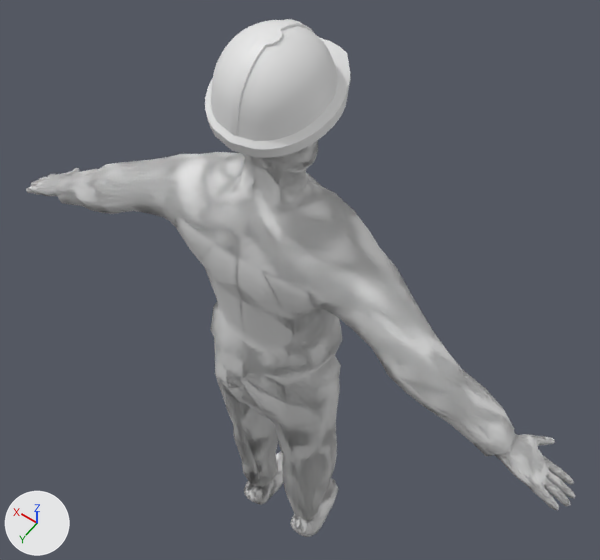
One commit to the FBX model Assets/Characters/person4.fbx: the scene before it, then after it.
The view is the same before and after, from a 50 mm camera at (-0.764, 0.974, 2.911) aimed at (0.05, -0.166, 1.119). The axes (+X, +Y, +Z) are drawn at lower left. The lights are the same throughout. The first picture is the older version. Where no turn or scale is listed for an object, it has been applied to the vertices.

The first picture shows 'Helmet', 'Human'.
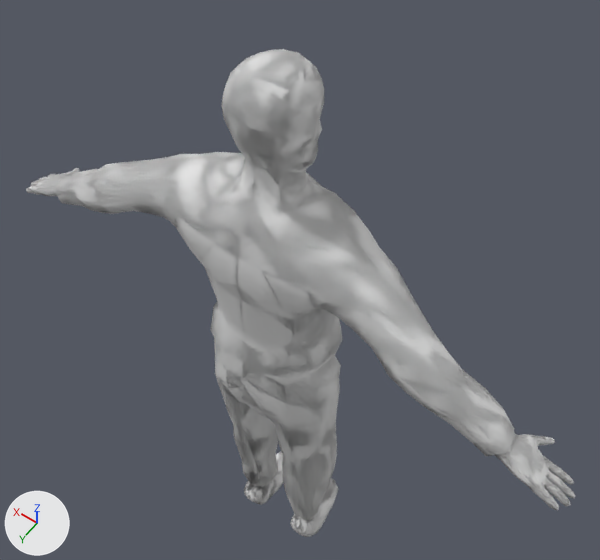
Commit message: Update high-res person models

What differs and where, as boxes (x1, y1, x2, y2) in the pictures (600 x 560 px):
'Helmet', deleted: before (205, 19, 351, 158)

The change, as a list of edits to the scene's bpy script:
```text
Remove ob_helmet:
    ob_helmet = bpy.data.objects.new('Helmet', me_helmet_001)
    ob_helmet.location = (0.0, -0.018, 1.958)
```
